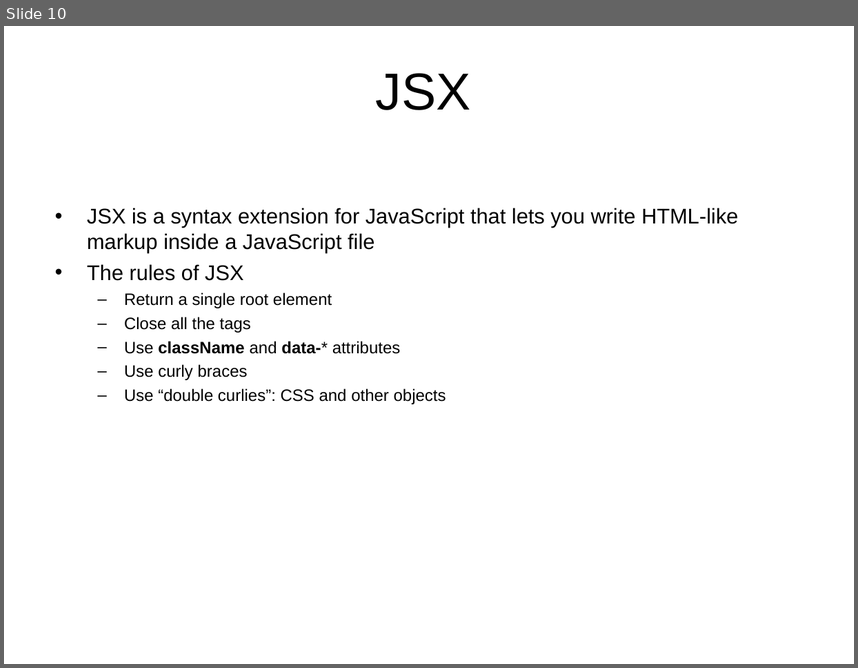
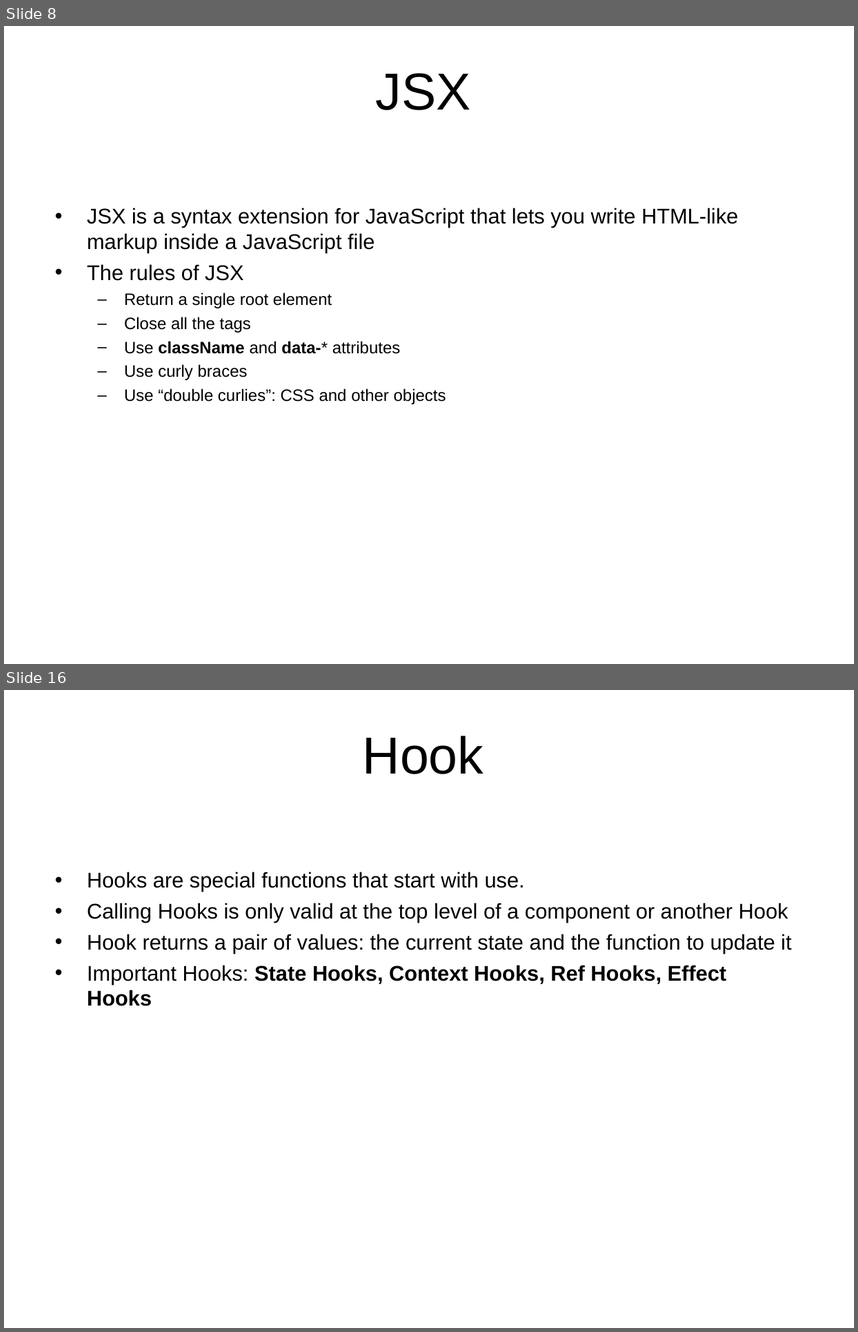
Before and after one commit to thongleclv/reactjs, a slide deck: React Overview.ppt. Shown one above the other, each under a label of ours: slide 10 before the commit, slides 8 and 16 after it; the slides between them are not shown. The pictures are 858x668 and 858x1332 pixels, drawn with LibreOffice and Linux fonts; fonts in the diff are those of the drawing; background and template pictures are left out. Boxes give left, top, right and bottom in pixels: in the first picture for what was removed or moved away, otherwise in the second. Text is boxed around its words. In the diff, an @@ line names an element or a change of style, - is before the commit and + after.

```diff
--- a/React Overview.ppt
+++ b/React Overview.ppt
@@ slide 16 added at [4, 690, 854, 1328], background picture (left out) @@
@@ title added at [363, 736, 484, 774], 44 pt, text #000000 @@
+Hook
@@ text added at [87, 871, 791, 1006], 18 pt, text #000000 @@
+• Hooks are special functions that start with use.
+• Calling Hooks is only valid at the top level of a component or another Hook
+• Hook returns a pair of values: the current state and the function to update it
+• Important Hooks: State Hooks, Context Hooks, Ref Hooks, Effect Hooks
@@ what was slide 10 is now slide 8 @@
```
Also in this commit, not shown: 8 slides changed, 7 other slides added, 5 slides removed, 1 other file.
